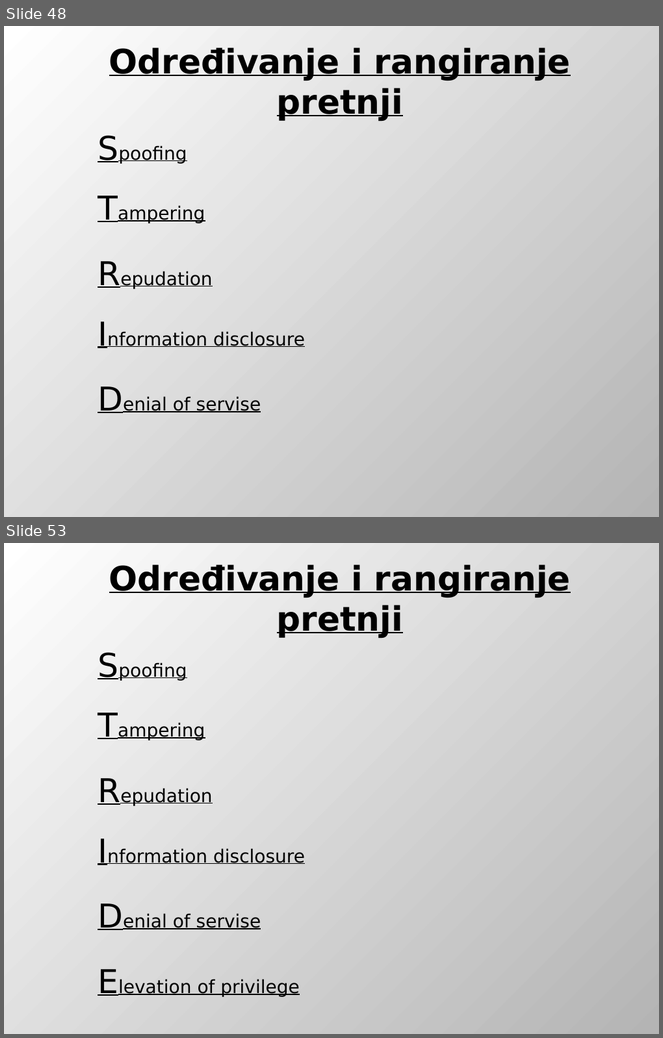
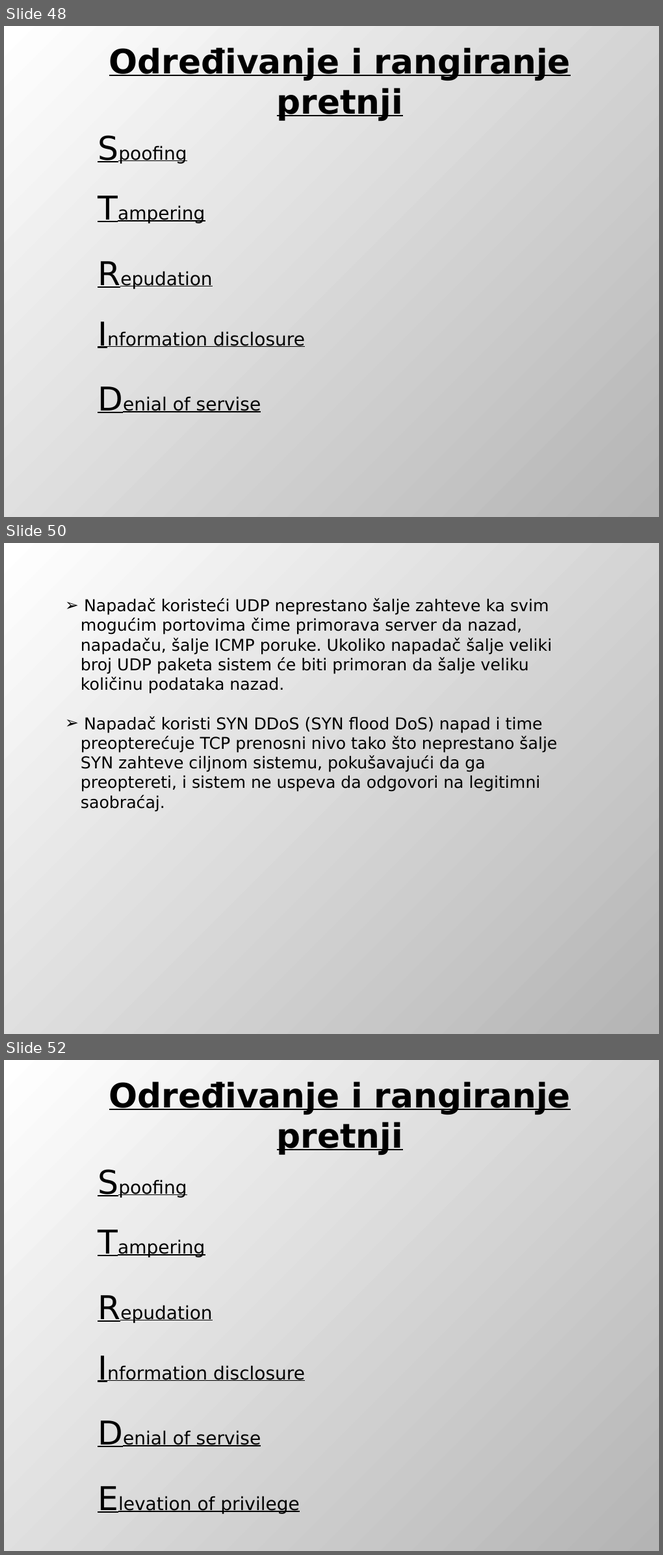
Before and after one commit to DejanUrosevic/XML-Projekat, a slide deck: Model Pretnji.pptx. Shown one above the other, each under a label of ours: slides 48 and 53 before the commit, slides 48, 50 and 52 after it; the slides between them are not shown. The pictures are 663x1038 and 663x1555 pixels, drawn with LibreOffice and Linux fonts; fonts in the diff are those of the drawing. Boxes give left, top, right and bottom in pixels: in the first picture for what was removed or moved away, otherwise in the second. Text is boxed around its words. In the diff, an @@ line names an element or a change of style, - is before the commit and + after.

Commit message:
Ubacen DoS napad u prezentaciju...

```diff
--- a/Model Pretnji.pptx
+++ b/Model Pretnji.pptx
@@ slide 50 added at (4, 543, 659, 1034), background gradient #FFFFFF to #B4B4B4 @@
@@ text added at (81, 598, 557, 812), 18 pt, text #000000 @@
+➢ Napadač koristeći UDP neprestano šalje zahteve ka svim
+mogućim portovima čime primorava server da nazad,
+napadaču, šalje ICMP poruke. Ukoliko napadač šalje veliki
+broj UDP paketa sistem će biti primoran da šalje veliku
+količinu podataka nazad.
+➢ Napadač koristi SYN DDoS (SYN flood DoS) napad i time
+preopterećuje TCP prenosni nivo tako što neprestano šalje
+SYN zahteve ciljnom sistemu, pokušavajući da ga
+preoptereti, i sistem ne uspeva da odgovori na legitimni
+saobraćaj.
@@ what was slide 53 is now slide 52 @@
```
Also in this commit, not shown: 2 slides changed, 1 other slide added, 3 slides removed.
